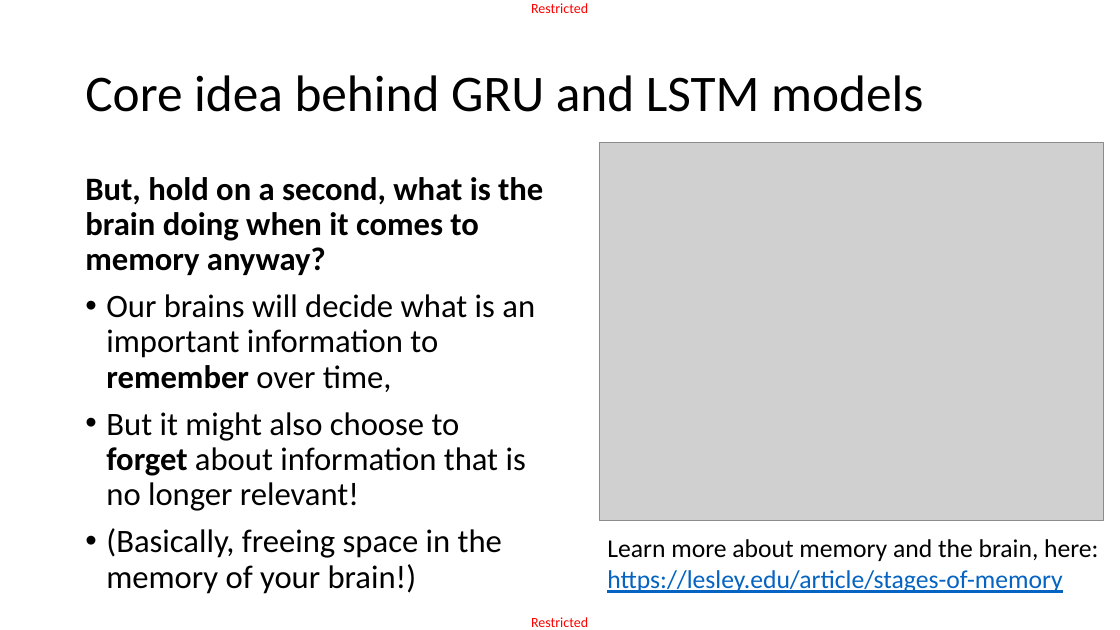
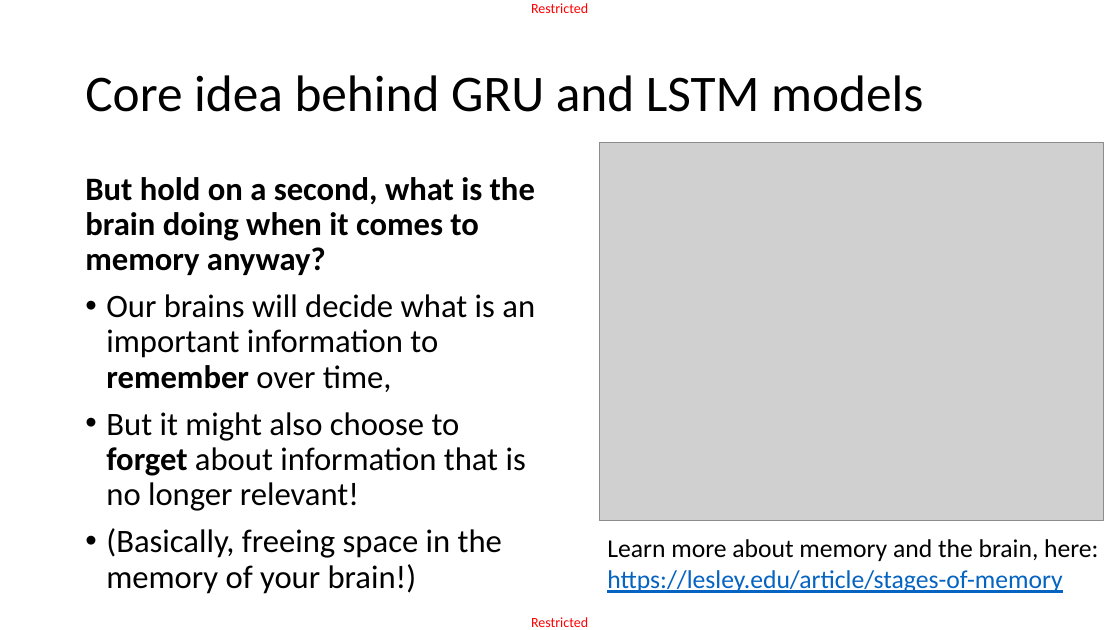
Before and after one commit to matthieudemari/SUTD_DL_50_039, a slide deck: slide 14 of W5/2. W5S2 final/W5S2.pptx. Drawn at 1120x630 pixels with LibreOffice and Linux fonts; fonts in the diff are those of the drawing; grey boxes stand for pictures. Boxes give left, top, right and bottom in pixels: in the first picture for what was removed or moved away, otherwise in the second. Text is boxed around its words. In the diff, an @@ line names an element or a change of style, - is before the commit and + after.

```diff
--- a/W5/2. W5S2 final/W5S2.pptx
+++ b/W5/2. W5S2 final/W5S2.pptx
@@ text at box(85, 177, 535, 275): text changed @@
-But, hold on a second, what is the brain doing when it comes to memory anyway?
+But hold on a second, what is the brain doing when it comes to memory anyway?
```
Also in this commit, not shown: 4 other files.
